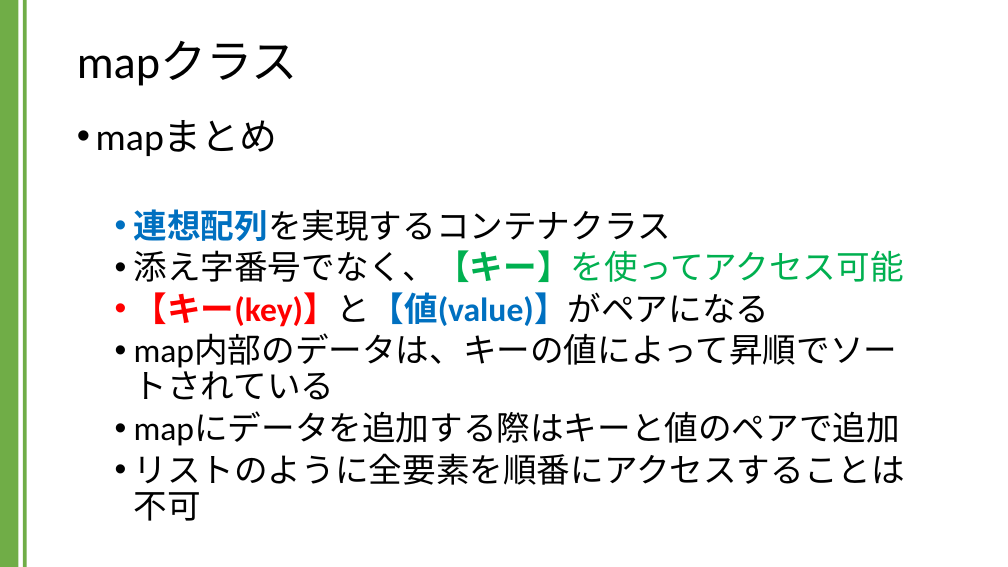
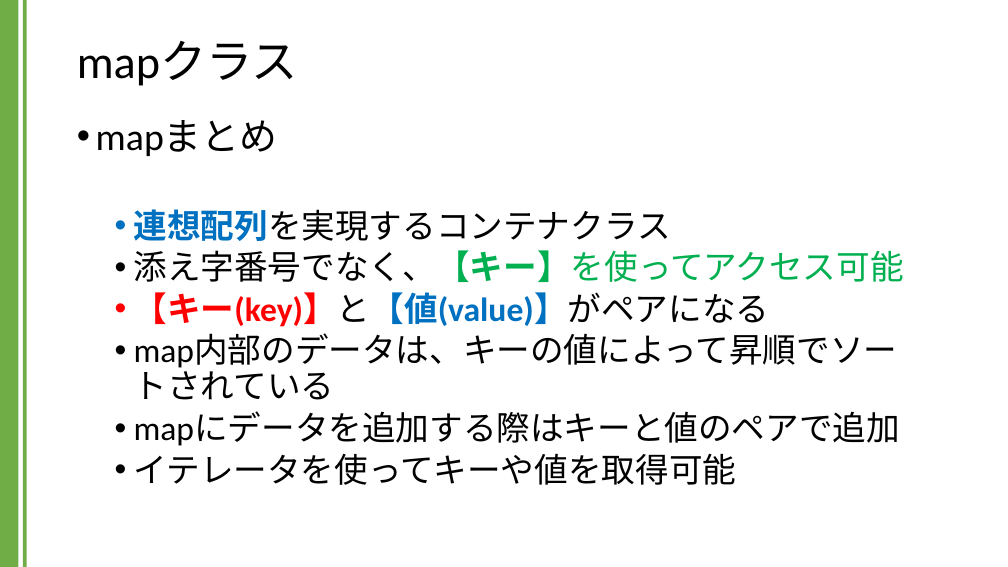
Before and after one commit to kic-murata/cpp2024, a slide deck: slide 10 of 授業資料/講義資料：Mapクラス.pptx. Drawn at 1008x567 pixels with LibreOffice and Linux fonts; fonts in the diff are those of the drawing. Boxes give left, top, right and bottom in pixels: in the first picture for what was removed or moved away, otherwise in the second. Text is boxed around its words. In the diff, an @@ line names an element or a change of style, - is before the commit and + after.

```diff
--- a/授業資料/講義資料：Mapクラス.pptx
+++ b/授業資料/講義資料：Mapクラス.pptx
@@ text at [134,454,737,485]: text changed @@
-  • リストのように全要素を順番にアクセスすることは不可
+  • イテレータを使ってキーや値を取得可能
```
Also in this commit, not shown: 1 other slide changed, 1 other file.
